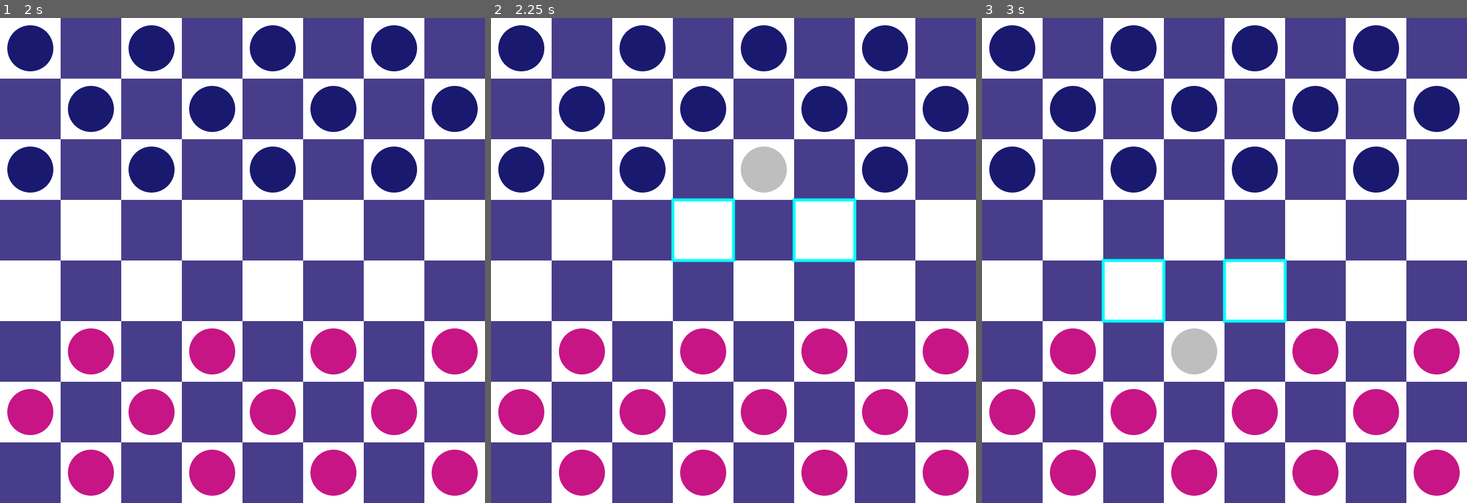
Above: before the commit, frames 1-3 (left to right).
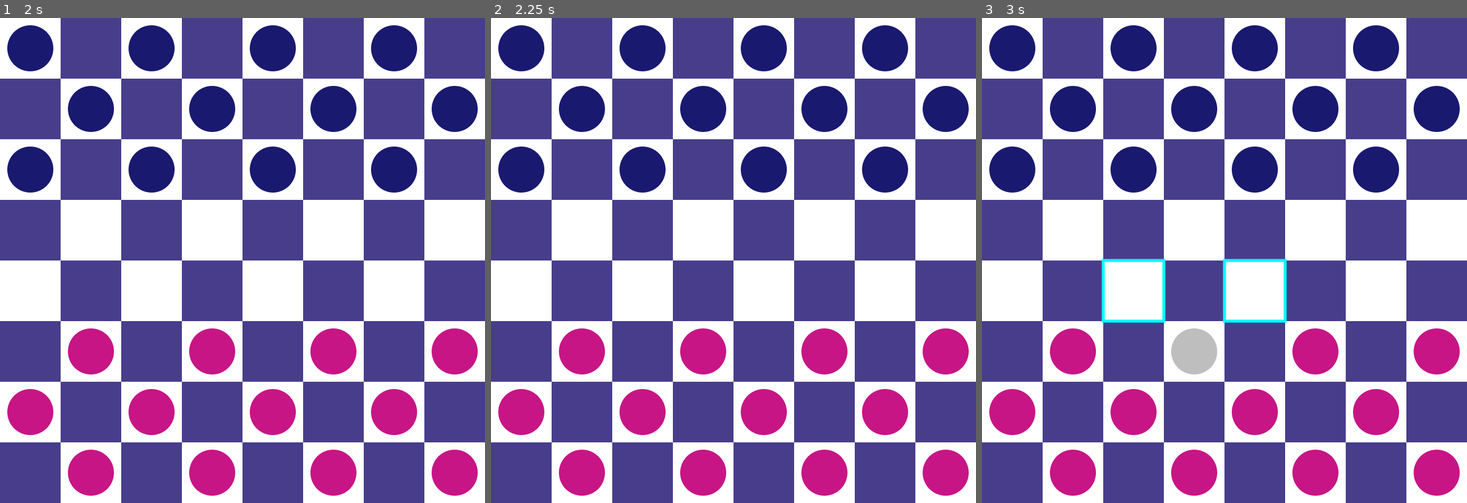
Above: after the commit, the same moments.

Repository: mattsullentrup/godot-checkers
Game: Godot game, scene res://main.tscn
The game is run twice, just before and just after one commit, with the same random seed, the same clock (stepped at 60 frames per second) and the same inputs.
Inputs (mouse positions are in pixels of both pictures, inside the frame that each line leads up to):
- Up to frame 1 (2 s): tap Enter at 0.5 s; move the mouse to (349, 236) at 0.52 s; press the mouse at (349, 236) at 0.53 s; tap Space at 1.25 s; move the mouse to (145, 284) at 1.27 s; release the mouse at (145, 284) at 1.28 s; click (145, 284) at 1.35 s
- Up to frame 2 (2.25 s): tap Enter at 2 s; move the mouse to (782, 153) at 2.02 s; press the mouse at (782, 153) at 2.03 s
- Up to frame 3 (3 s): tap Space at 2.75 s; move the mouse to (1200, 357) at 2.77 s; release the mouse at (1200, 357) at 2.78 s; click (1200, 357) at 2.85 s

Frame 1 is identical in both runs. In frame 2, 1.5% of the frame differs, in the area x 37-76%, y 26-51%; in frame 3, nothing differs.

Commit message:
Update main.gd
Add turn switching

Diff:
--- a/9_10_24_checkers/main.gd
+++ b/9_10_24_checkers/main.gd
@@ -14,9 +14,8 @@
 var pieces: Array[Piece]
 var highlighted_tiles: Array[Vector2i]
 var focused_piece: Piece
-
+var whose_turn := Team.PLAYER_ONE
 var _mouse_pos: Vector2i
-#var _whose_turn := Team.PLAYER_ONE
 
 #@onready var _visuals: Visuals = %Visuals
 
@@ -55,7 +54,7 @@
 
 func _get_hovered_piece() -> void:
 	for piece in pieces:
-		if piece.position == _mouse_pos:
+		if piece.position == _mouse_pos and piece.team == whose_turn:
 			piece.is_hovered = true
 		else:
 			piece.is_hovered = false
@@ -63,7 +62,7 @@
 
 func _get_clicked_piece() -> void:
 	for piece in pieces:
-		if piece.position == _mouse_pos:
+		if piece.position == _mouse_pos and piece.team == whose_turn:
 			focused_piece = piece
 			highlighted_tiles.clear()
 			_get_available_moves()
@@ -75,7 +74,6 @@
 		var upper_right := _get_tile(focused_piece.position + Vector2i(1, -1))
 		if not upper_left == INVALID_TILE:
 			highlighted_tiles.append(upper_left)
-
 		if not upper_right == INVALID_TILE:
 			highlighted_tiles.append(upper_right)
 	elif focused_piece.team == Team.PLAYER_TWO:
@@ -83,7 +81,6 @@
 		var lower_right := _get_tile(focused_piece.position + Vector2i.ONE)
 		if not lower_left == INVALID_TILE:
 			highlighted_tiles.append(lower_left)
-
 		if not lower_right == INVALID_TILE:
 			highlighted_tiles.append(lower_right)
 
@@ -119,6 +116,10 @@
 	focused_piece.position = _mouse_pos
 	focused_piece = null
 	highlighted_tiles.clear()
+	if whose_turn == Team.PLAYER_ONE:
+		whose_turn = Team.PLAYER_TWO
+	else:
+		whose_turn = Team.PLAYER_ONE
 
 
 func _create_pieces(start_y: int, end_y: int, team: Team) -> void:
